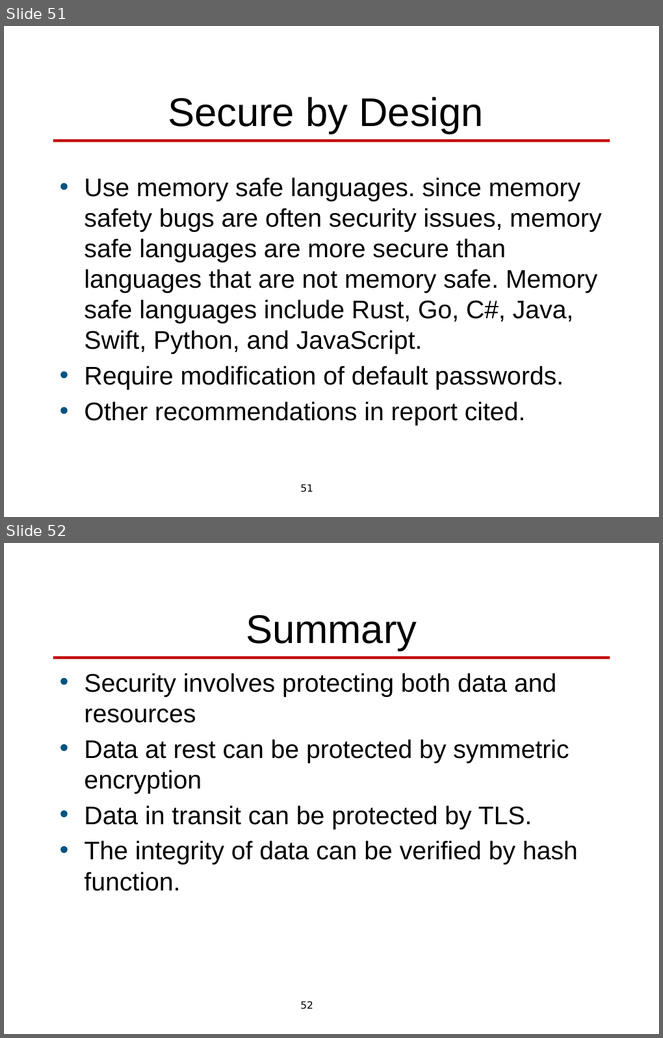
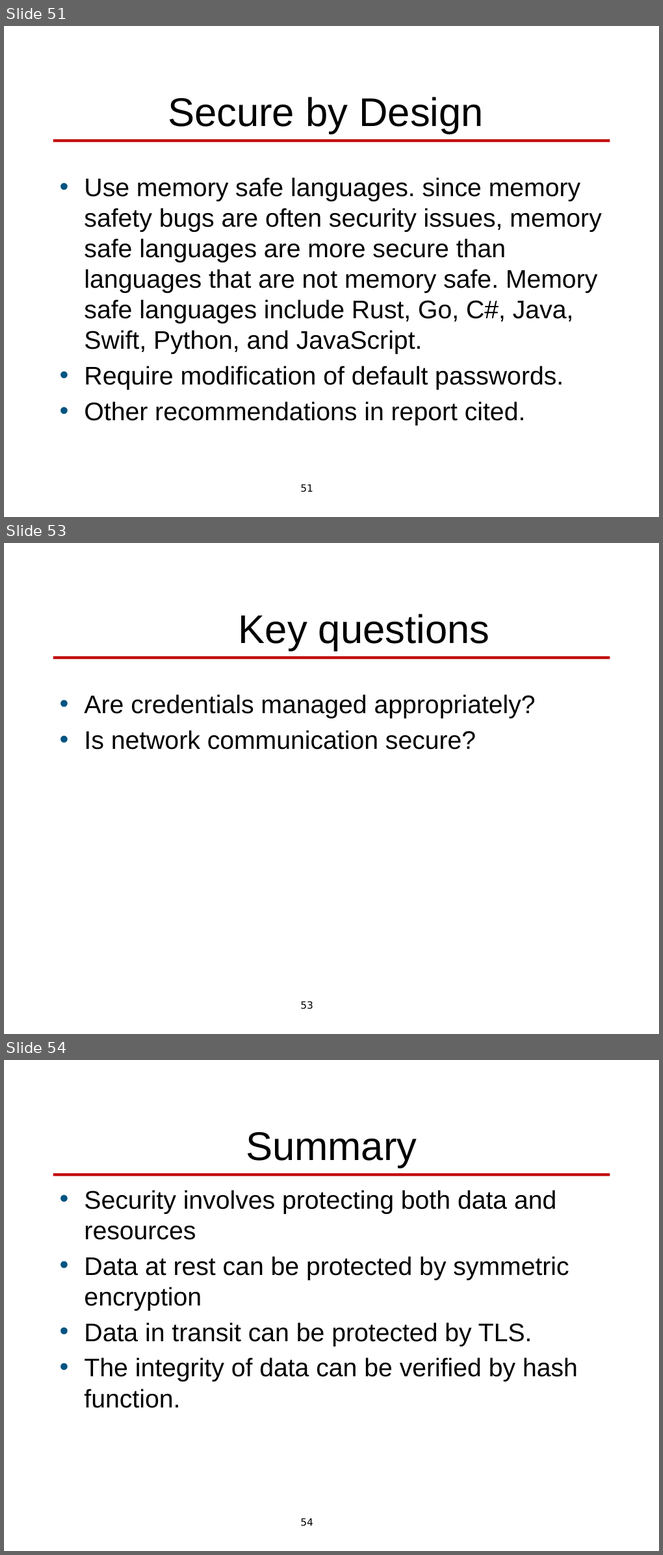
Before and after one commit to len-bass/architecture-design, a slide deck: security.pptx. Shown one above the other, each under a label of ours: slides 51 and 52 before the commit, slides 51, 53 and 54 after it; the slides between them are not shown. The pictures are 663x1038 and 663x1555 pixels, drawn with LibreOffice and Linux fonts; fonts in the diff are those of the drawing; background and template pictures are left out. Boxes give left, top, right and bottom in pixels: in the first picture for what was removed or moved away, otherwise in the second. Text is boxed around its words. In the diff, an @@ line names an element or a change of style, - is before the commit and + after.

```diff
--- a/security.pptx
+++ b/security.pptx
@@ slide 53 added at (x1=4, y1=543, x2=659, y2=1034), background #FFFFFF; not listed: 2 template elements that a slide beside it also shows @@
@@ title added at (x1=239, y1=614, x2=490, y2=651), 44 pt, text #000000 @@
+Key questions
@@ text added at (x1=84, y1=694, x2=536, y2=750), 28 pt, text #000000 @@
+• Are credentials managed appropriately?
+• Is network communication secure?
@@ what was slide 52 is now slide 54 @@
@@ page number at (x1=300, y1=1518, x2=313, y2=1527): text changed @@
-52
+54
```
Also in this commit, not shown: 2 slides changed, 1 other slide added.
